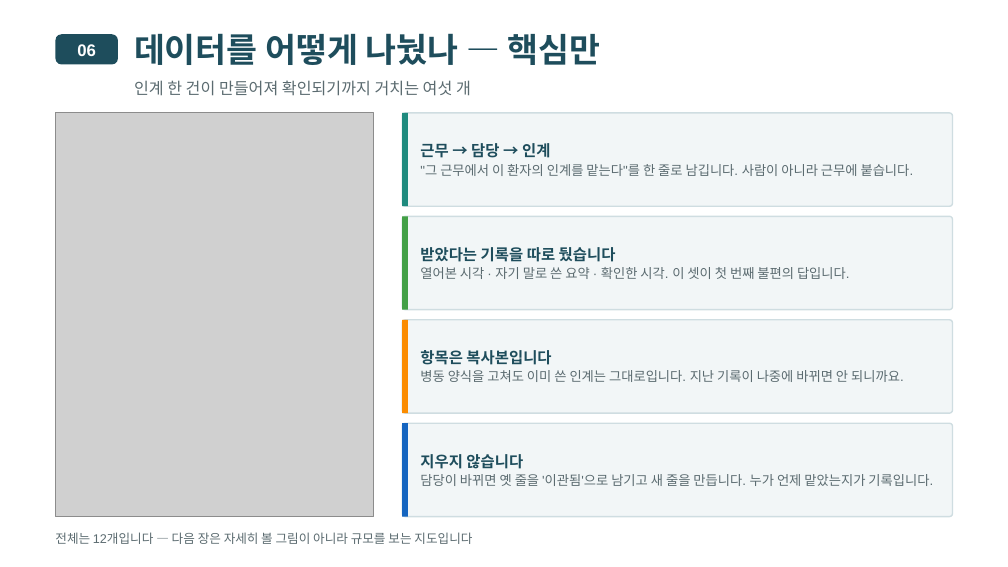
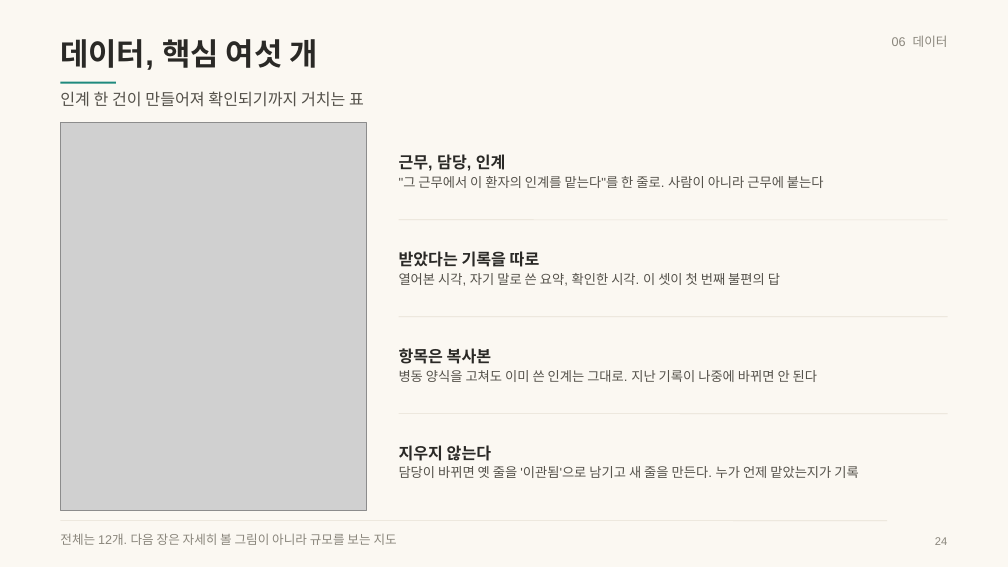
Before and after one commit to wodnjs2020136144/skala-webservice-mini, a slide deck: slide 24 of deliverables/10반_황재원_너와나의인계고리-개요.pptx. Drawn at 1008x567 pixels with LibreOffice and Linux fonts; fonts in the diff are those of the drawing; grey boxes stand for pictures. Boxes give left, top, right and bottom in pixels: in the first picture for what was removed or moved away, otherwise in the second. Text is boxed around its words. In the diff, an @@ line names an element or a change of style, - is before the commit and + after.

```diff
--- a/deliverables/10반_황재원_너와나의인계고리-개요.pptx
+++ b/deliverables/10반_황재원_너와나의인계고리-개요.pptx
@@ background #FFFFFF to #FBF8F2 @@
@@ rounded rectangle removed at <box>55,34,118,65</box> @@
@@ text at <box>60,39,317,70</box>: text changed; size 24 to 22 pt; text colour #1E4D5C to #2A2926 @@
-데이터를 어떻게 나눴나 — 핵심만
+데이터, 핵심 여섯 개
@@ text at <box>892,35,948,47</box>: text changed; size 12 to 9 pt; text colour #FFFFFF to #8A867C; bold off @@
-06
+06 데이터
@@ line added from (60, 83) to (116, 83), #1F8A7E 1.5 pt @@
@@ text at <box>60,91,364,107</box>: text changed; text colour #5B6B70 to #55524B @@
-인계 한 건이 만들어져 확인되기까지 거치는 여섯 개
+인계 한 건이 만들어져 확인되기까지 거치는 표
@@ rounded rectangle removed at <box>402,113,953,207</box> @@
@@ rectangle removed at <box>402,113,408,207</box> @@
@@ picture: place and size @@
-picture at <box>55,113,374,516</box>
+picture at <box>60,123,366,511</box>
@@ text at <box>399,154,824,188</box>: text changed; text colour #5B6B70 to #55524B @@
-근무 → 담당 → 인계
-"그 근무에서 이 환자의 인계를 맡는다"를 한 줄로 남깁니다. 사람이 아니라 근무에 붙습니다.
+근무, 담당, 인계
+"그 근무에서 이 환자의 인계를 맡는다"를 한 줄로. 사람이 아니라 근무에 붙는다
@@ line added from (398, 220) to (948, 220), #E6E0D4 0.5 pt @@
@@ rounded rectangle removed at <box>402,217,953,310</box> @@
@@ rectangle removed at <box>402,217,408,310</box> @@
@@ text at <box>399,251,780,286</box>: text changed; text colour #5B6B70 to #55524B @@
-받았다는 기록을 따로 뒀습니다
-열어본 시각 · 자기 말로 쓴 요약 · 확인한 시각. 이 셋이 첫 번째 불편의 답입니다.
+받았다는 기록을 따로
+열어본 시각, 자기 말로 쓴 요약, 확인한 시각. 이 셋이 첫 번째 불편의 답
@@ line added from (398, 317) to (948, 317), #E6E0D4 0.5 pt @@
@@ rounded rectangle removed at <box>402,320,953,413</box> @@
@@ rectangle removed at <box>402,320,408,413</box> @@
@@ text at <box>399,348,817,382</box>: text changed; text colour #5B6B70 to #55524B @@
-항목은 복사본입니다
-병동 양식을 고쳐도 이미 쓴 인계는 그대로입니다. 지난 기록이 나중에 바뀌면 안 되니까요.
+항목은 복사본
+병동 양식을 고쳐도 이미 쓴 인계는 그대로. 지난 기록이 나중에 바뀌면 안 된다
@@ line added from (398, 413) to (948, 413), #E6E0D4 0.5 pt @@
@@ text at <box>399,445,858,478</box>: text changed; text colour #5B6B70 to #55524B @@
-지우지 않습니다
-담당이 바뀌면 옛 줄을 '이관됨'으로 남기고 새 줄을 만듭니다. 누가 언제 맡았는지가 기록입니다.
+지우지 않는다
+담당이 바뀌면 옛 줄을 '이관됨'으로 남기고 새 줄을 만든다. 누가 언제 맡았는지가 기록
@@ rounded rectangle removed at <box>402,423,953,517</box> @@
@@ rectangle removed at <box>402,423,408,517</box> @@
@@ text at <box>60,533,397,545</box>: text changed; text colour #5B6B70 to #8A867C @@
-전체는 12개입니다 — 다음 장은 자세히 볼 그림이 아니라 규모를 보는 지도입니다
+전체는 12개. 다음 장은 자세히 볼 그림이 아니라 규모를 보는 지도
@@ line added from (60, 521) to (887, 521), #E6E0D4 0.5 pt @@
@@ text added at <box>935,537,947,545</box>, 8 pt, text #8A867C @@
+24
```
Also in this commit, not shown: 35 other slides changed, 6 other files.
